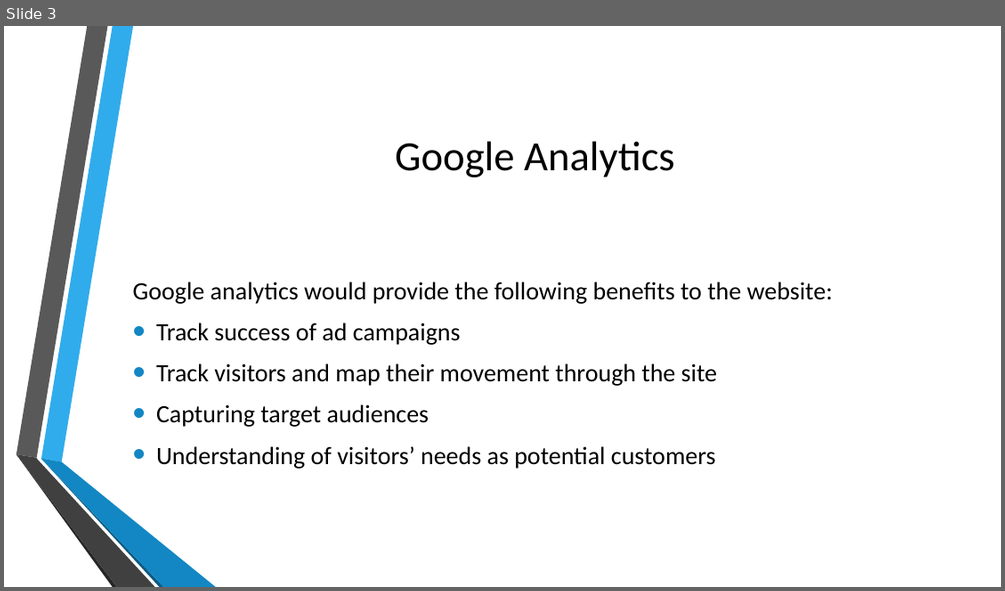
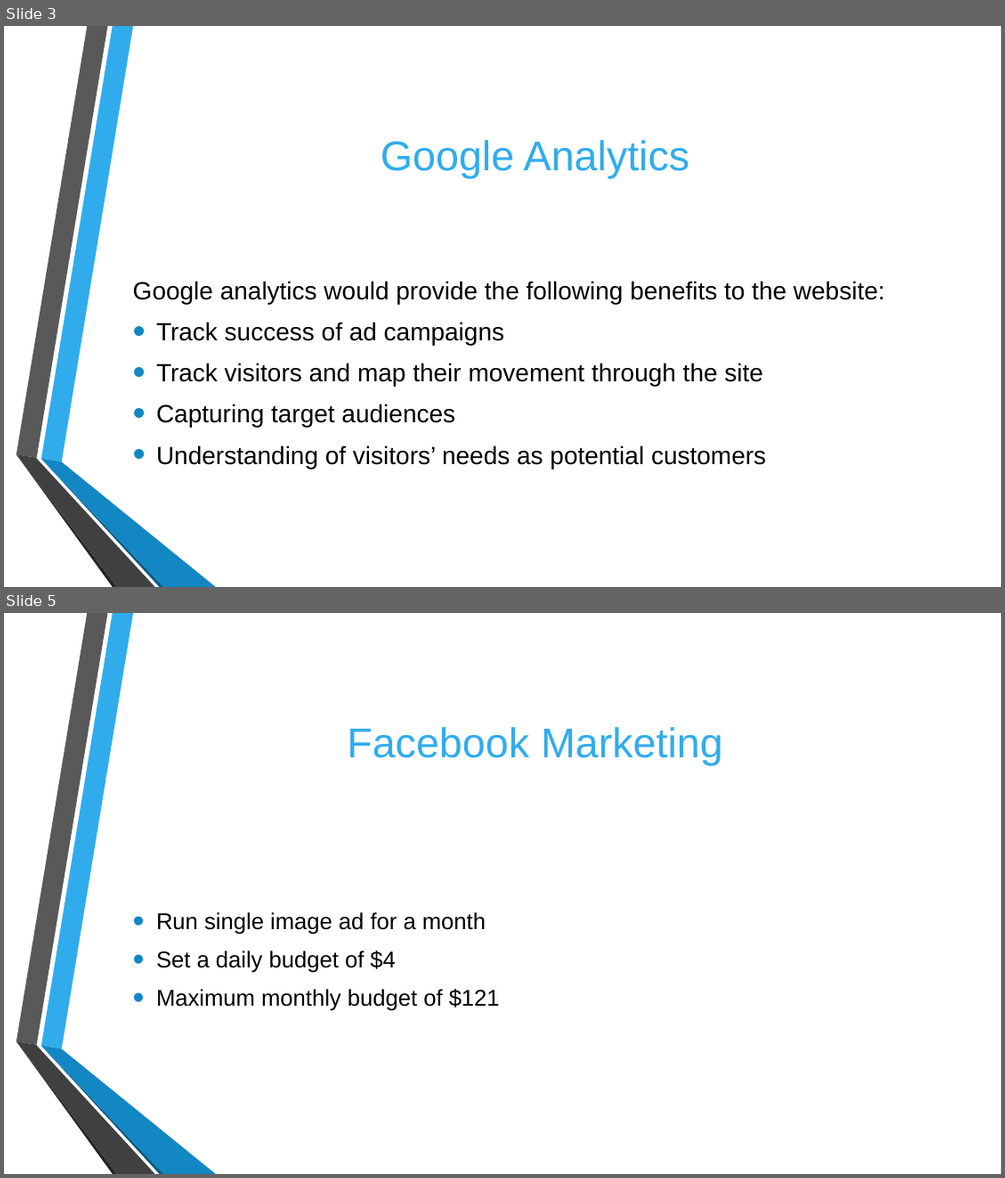
Before and after one commit to usmcamgrimm/WDD229-Advanced-Web-Design, a slide deck: Final/BevsBakeryFinal.pptx. Shown one above the other, each under a label of ours: slide 3 before the commit, slides 3 and 5 after it; the slides between them are not shown. The pictures are 1005x591 and 1005x1178 pixels, drawn with LibreOffice and Linux fonts; fonts in the diff are those of the drawing; background and template pictures are left out. Boxes give left, top, right and bottom in pixels: in the first picture for what was removed or moved away, otherwise in the second. Text is boxed around its words. In the diff, an @@ line names an element or a change of style, - is before the commit and + after.

```diff
--- a/Final/BevsBakeryFinal.pptx
+++ b/Final/BevsBakeryFinal.pptx
@@ slide 5 added at <box>4,613,1001,1174</box>, background picture (left out); not listed: 6 template elements that a slide beside it also shows @@
@@ title added at <box>347,727,723,765</box>, 40 pt, text #30ACEC @@
+Facebook Marketing
@@ text added at <box>156,912,500,1011</box>, 22 pt, text #000000 @@
+• Run single image ad for a month
+• Set a daily budget of $4
+• Maximum monthly budget of $121
@@ slide 3 changed as well @@
@@ title "Google Analytics" at <box>380,140,690,178</box>: font Calibri to Arial, text colour #000000 to #30ACEC @@
@@ text "Google analytics would provide the ..." at <box>133,281,885,468</box>: font Calibri to Arial @@
```
Also in this commit, not shown: 2 other slides changed, 4 other slides added, 5 other files.
